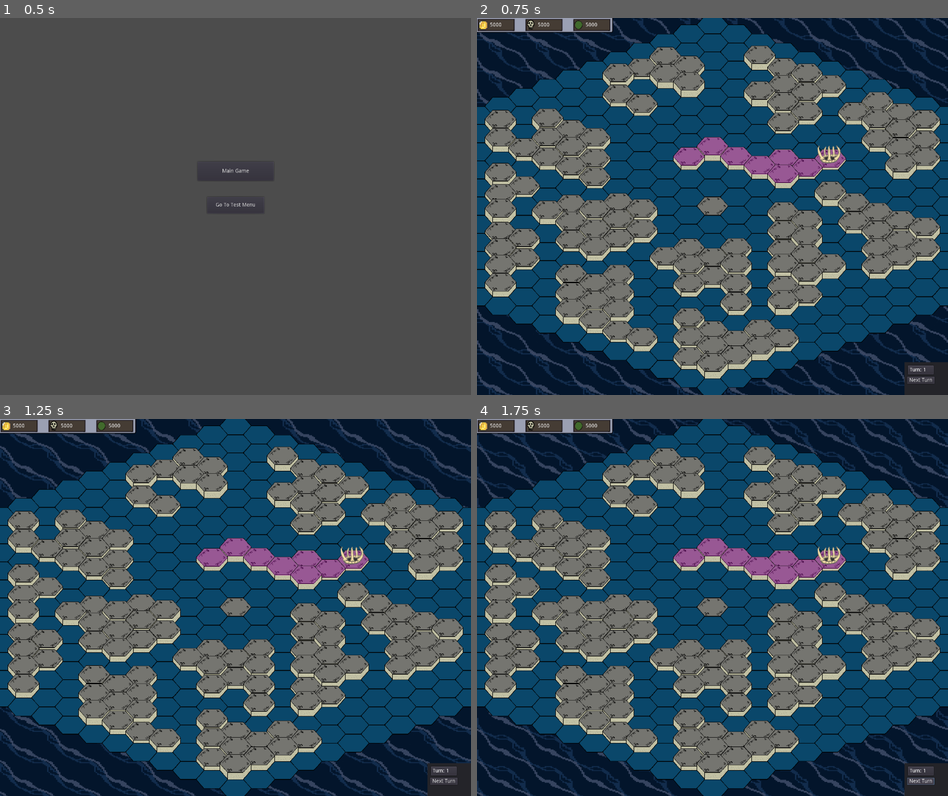
Above: before the commit, frames 1-4 (two rows, left to right).
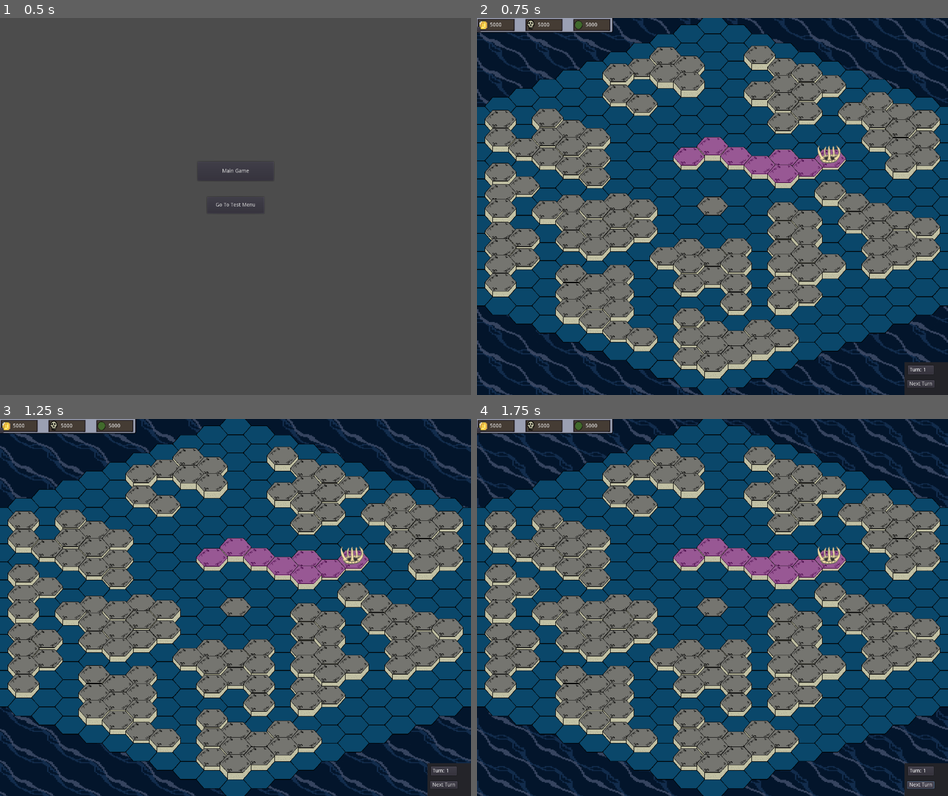
Above: after the commit, the same moments.

Repository: thecaptaincarrot/Sluglords-Of-Undeath
Game: Godot game, scene res://TitleScreen.tscn
Two runs of this game, one before a commit and one after it. Both use one fixed random seed, a clock stepped at 60 frames per second and the inputs below.
Inputs:
- Up to frame 1 (0.5 s): no input
- Up to frame 2 (0.75 s): click "Main Game" at 0.5 s
- Up to frame 3 (1.25 s): no input
- Up to frame 4 (1.75 s): click "Next Turn" at 1.25 s

Frame 1 is identical in both runs. In frame 2, 0.1% of the frame differs, in the area x 0-98%, y 2-98%; in frame 3, 0.1%; in frame 4, 0.2%, in the area x 0-98%, y 2-99%.

Commit message:
small renames

Diff:
--- a/HUD/PermanentHUD.gd
+++ b/HUD/PermanentHUD.gd
@@ -17,6 +17,6 @@
 
 
 func update_resources(gold,corpses,contagion):
-	$TextureRect/GoldText.text = str(gold)
-	$TextureRect/CorpsesText.text = str(corpses)
-	$TextureRect/ContagionText.text = str(contagion)
+	$PlaceholderResourcePanel/GoldText.text = str(gold)
+	$PlaceholderResourcePanel/CorpsesText.text = str(corpses)
+	$PlaceholderResourcePanel/ContagionText.text = str(contagion)
--- a/MainNodes/Game.tscn
+++ b/MainNodes/Game.tscn
@@ -30,7 +30,7 @@
 "_edit_use_anchors_": false
 }
 
-[node name="TextureRect" type="TextureRect" parent="HUDcanvas/PermanentHUD"]
+[node name="PlaceholderResourcePanel" type="TextureRect" parent="HUDcanvas/PermanentHUD"]
 margin_right = 400.0
 margin_bottom = 40.0
 mouse_filter = 0
@@ -40,28 +40,28 @@
 "_edit_use_anchors_": false
 }
 
-[node name="GoldText" type="Label" parent="HUDcanvas/PermanentHUD/TextureRect"]
+[node name="GoldText" type="Label" parent="HUDcanvas/PermanentHUD/PlaceholderResourcePanel"]
 margin_left = 35.0
 margin_top = 12.0
 margin_right = 95.0
 margin_bottom = 26.0
 text = "99999"
 
-[node name="CorpsesText" type="Label" parent="HUDcanvas/PermanentHUD/TextureRect"]
+[node name="CorpsesText" type="Label" parent="HUDcanvas/PermanentHUD/PlaceholderResourcePanel"]
 margin_left = 165.0
 margin_top = 12.0
 margin_right = 225.0
 margin_bottom = 26.0
 text = "99999"
 
-[node name="ContagionText" type="Label" parent="HUDcanvas/PermanentHUD/TextureRect"]
+[node name="ContagionText" type="Label" parent="HUDcanvas/PermanentHUD/PlaceholderResourcePanel"]
 margin_left = 295.0
 margin_top = 12.0
 margin_right = 355.0
 margin_bottom = 26.0
 text = "99999"
 
-[node name="TurnContainer" type="Panel" parent="HUDcanvas/PermanentHUD"]
+[node name="PlaceholderTurnContainer" type="Panel" parent="HUDcanvas/PermanentHUD"]
 anchor_left = 1.0
 anchor_top = 1.0
 anchor_right = 1.0
@@ -72,17 +72,21 @@
 "_edit_use_anchors_": false
 }
 
-[node name="VBoxContainer" type="VBoxContainer" parent="HUDcanvas/PermanentHUD/TurnContainer"]
+[node name="VBoxContainer" type="VBoxContainer" parent="HUDcanvas/PermanentHUD/PlaceholderTurnContainer"]
 margin_left = 7.0
 margin_top = 7.0
 margin_right = 81.0
 margin_bottom = 59.0
+custom_constants/separation = 14
+__meta__ = {
+"_edit_use_anchors_": false
+}
 
-[node name="TurnPanel" type="PanelContainer" parent="HUDcanvas/PermanentHUD/TurnContainer/VBoxContainer"]
+[node name="TurnPanel" type="PanelContainer" parent="HUDcanvas/PermanentHUD/PlaceholderTurnContainer/VBoxContainer"]
 margin_right = 74.0
 margin_bottom = 28.0
 
-[node name="TurnNumber" type="Label" parent="HUDcanvas/PermanentHUD/TurnContainer/VBoxContainer/TurnPanel"]
+[node name="TurnNumber" type="Label" parent="HUDcanvas/PermanentHUD/PlaceholderTurnContainer/VBoxContainer/TurnPanel"]
 margin_left = 7.0
 margin_top = 7.0
 margin_right = 67.0
@@ -92,10 +96,10 @@
 "_edit_use_anchors_": false
 }
 
-[node name="Button" type="Button" parent="HUDcanvas/PermanentHUD/TurnContainer/VBoxContainer"]
-margin_top = 32.0
+[node name="NextTurnButton" type="Button" parent="HUDcanvas/PermanentHUD/PlaceholderTurnContainer/VBoxContainer"]
+margin_top = 42.0
 margin_right = 74.0
-margin_bottom = 52.0
+margin_bottom = 62.0
 text = "Next Turn"
 
 [node name="ContextMenus" type="Control" parent="HUDcanvas"]
@@ -106,6 +110,10 @@
 "_edit_lock_": true,
 "_edit_use_anchors_": false
 }
+
+[node name="TabContainer" type="TabContainer" parent="HUDcanvas/ContextMenus"]
+margin_right = 8.0
+margin_bottom = 36.0
 
 [node name="ParallaxBackground" type="ParallaxBackground" parent="."]
 
